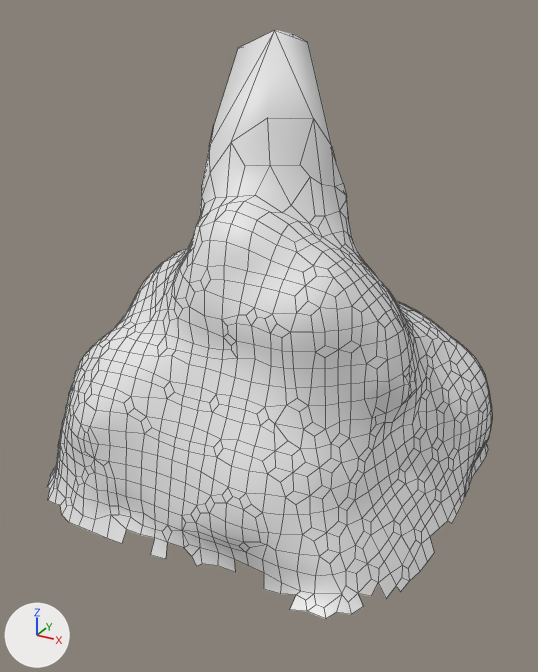
The FBX model Assets/Project/Art/Mender/mixed/DrillCave.fbx: old version first, new version second.
The view is the same before and after, from a 50 mm lens placed at (6.73, -12.55, 15.93), pointed at (0.07, -0.45, 9.88). Arrows for +X, +Y and +Z are at lower left; the lights stay in place. Mesh edges are drawn as thin lines. Where no turn or scale is listed for an object, it has been applied to the vertices.

Before the edit, the objects in view are built like this:
```python
me_plane_002 = bpy.data.meshes.new('Plane.002')
me_plane_002.from_pydata(...)  # 2046 vertices, 1983 faces; spans x -4.21..4.28, y -4.11..4.24, z 0.27..9.18
ob_plane_002 = bpy.data.objects.new('Plane.002', me_plane_002)
ob_plane_002.location = (0.0, 0.0, 6.42)
```
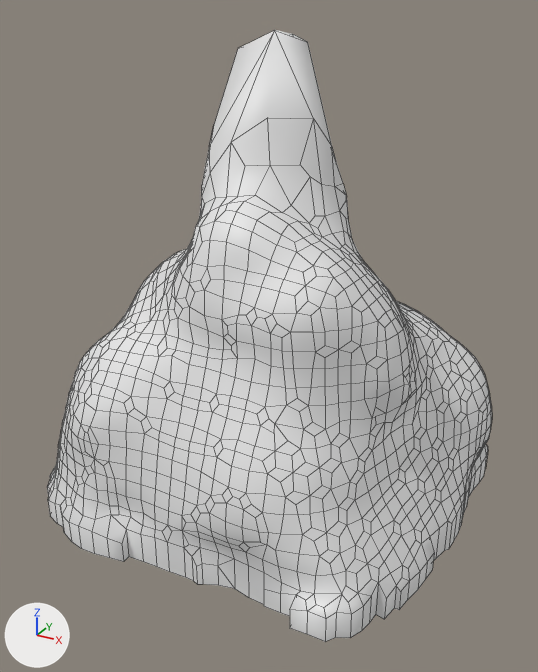
Location of each change, [x1, y1, x2, y2] in pixels of the pictures (538 x 672 px):
'Plane.002', reshaped
    before: [47, 30, 492, 619]
    after: [47, 30, 492, 642]
part 1 of me_plane_002, built on
    before: [151, 538, 235, 572]
    after: [47, 452, 488, 642]

Diff of the bpy script that builds the scene:
```diff
--- a/Assets/Project/Art/Mender/mixed/DrillCave.fbx.py
+++ b/Assets/Project/Art/Mender/mixed/DrillCave.fbx.py
@@ me_plane_002 @@
 # used by ob_plane_002; location = (0.0, 0.0, 6.42)
-me_plane_002.from_pydata(...)  # 2046 vertices, 1983 faces; spans x -4.21..4.28, y -4.11..4.24, z 0.27..9.18
+me_plane_002.from_pydata(...)  # 2160 vertices, 2103 faces; spans x -4.21..4.28, y -4.11..4.24, z -0.11..9.18
+# me_plane_002 part 1
+# 6 vertices are removed from x -4.15..4.16, y -3.97..3.72, z 0.28..0.44
+# 3 faces are deleted
+# 61 vertices are added at x -4.2..4.21, y -4.11..4.14, z -0.11..-0.1
+# 9 new vertices lie (0.0, 0.0, -0.49) away from vertices in x -4.11..3.05, y -3.94..3.77, z 0.38
+# 9 new vertices lie (0.0, 0.0, -0.51) away from vertices in x -4.15..4.13, y -3.66..4.02, z 0.4
+# 8 new vertices lie (0.0, 0.0, -0.72) away from vertices in x -4.14..4.05, y -3.7..3.52, z 0.62
+# 6 new vertices lie (0.0, 0.0, -0.53) away from vertices in x -3.72..4.16, y -3.7..3.88, z 0.42
+# 6 new vertices lie (0.0, 0.0, -0.44) away from vertices in x -3.97..4.07, y -0.15..4.05, z 0.33
+# 6 new vertices lie (0.0, 0.0, -0.73) away from vertices in x -3.58..0.14, y 2.76..3.82, z 0.63
+# 5 new vertices lie (0.0, 0.0, -0.43) away from vertices in x -3.74..4.12, y -4.0..2.44, z 0.32
+# 5 new vertices lie (0.0, 0.0, -0.41) away from vertices in x 0.18..4.09, y -3.96..3.66, z 0.3
+# 5 new vertices lie (0.0, 0.0, -0.47) away from vertices in x -3.79..2.05, y -4.05..3.69, z 0.36
+# 123 new faces join them
```
